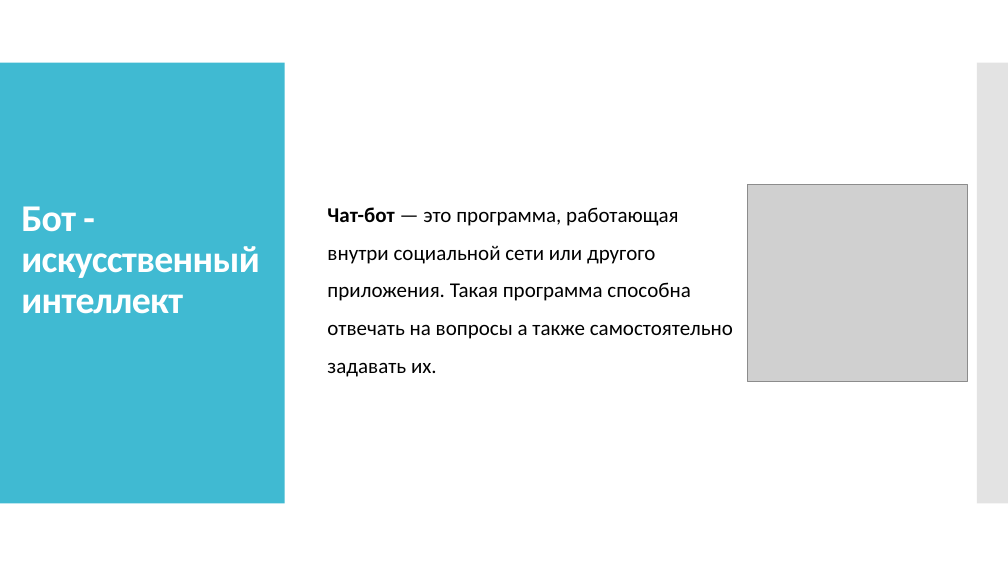
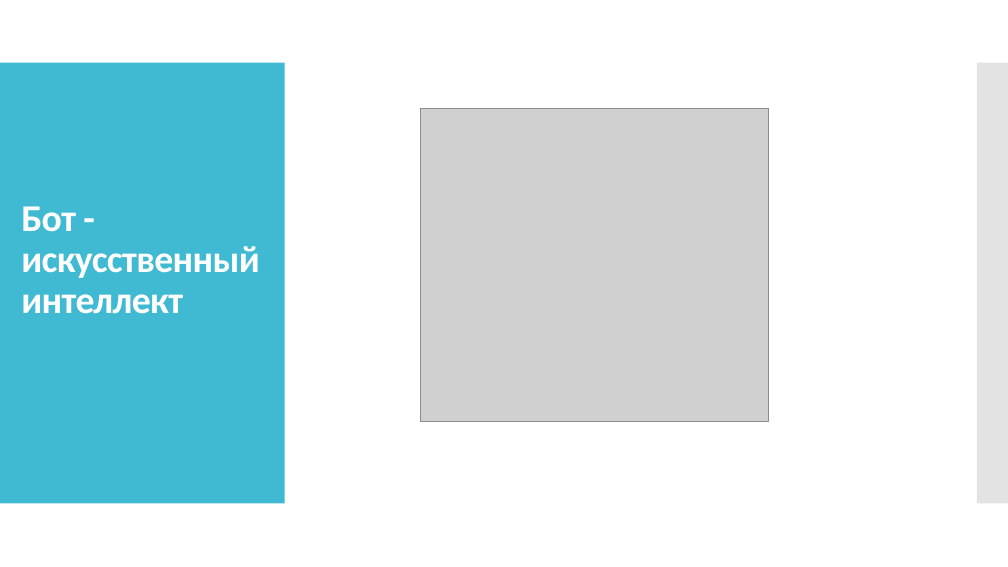
Before and after one commit to Gred1/BotProject, a slide deck: slide 5 of Создание бота, как искусственного интеллекта посредством языка.pptx. Drawn at 1008x567 pixels with LibreOffice and Linux fonts; fonts in the diff are those of the drawing; grey boxes stand for pictures. Boxes give left, top, right and bottom in pixels: in the first picture for what was removed or moved away, otherwise in the second. Text is boxed around its words. In the diff, an @@ line names an element or a change of style, - is before the commit and + after.

```diff
--- a/Создание бота, как искусственного интеллекта посредством языка.pptx
+++ b/Создание бота, как искусственного интеллекта посредством языка.pptx
@@ picture: place and size @@
-picture at [748, 185, 967, 382]
+picture at [420, 109, 768, 422]
@@ text removed at [327, 207, 733, 377] @@
-Чат-бот — это программа, работающая внутри социальной сети или другого приложения. Такая программа способна отвечать на вопросы а также самостоятельно задавать их.
```
Also in this commit, not shown: 3 other slides changed, 1 other file.
